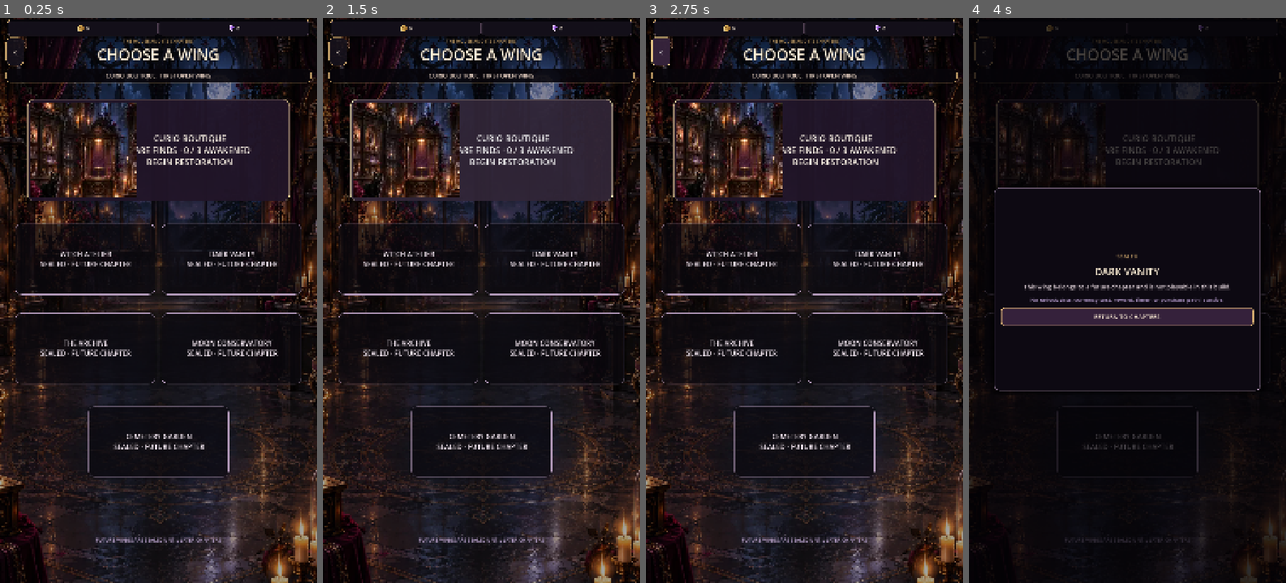
Above: before the commit, frames 1-4 (left to right).
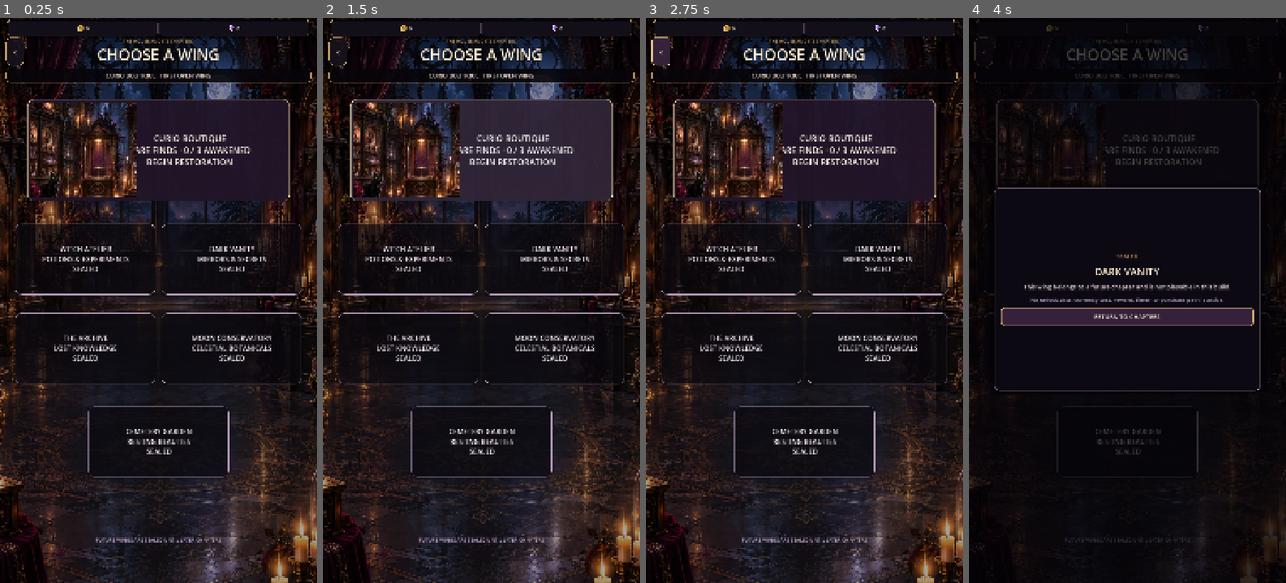
Above: after the commit, the same moments.

Repository: Jay-prodesign/akilta-match3
Game: Godot game, scene res://src/ui/map/chapter_select.tscn
The game is run twice, just before and just after one commit, with the same random seed, the same clock (stepped at 60 frames per second) and the same inputs. This scene is started directly instead of the project's main scene.
Inputs:
- Up to frame 1 (0.25 s): no input
- Up to frame 2 (1.5 s): click "CURIO BOUTIQUE RARE FINDS · 0…" at 0.5 s; click "CURIO BOUTIQUE RARE FINDS · 0…" at 1.25 s
- Up to frame 3 (2.75 s): click "‹" at 2 s
- Up to frame 4 (4 s): click "DARK VANITY SEALED · FUTURE C…" (after the commit: "DARK VANITY MIRRORS & SECRETS…") at 2.75 s; click "THE ARCHIVE SEALED · FUTURE C…" (after the commit: "THE ARCHIVE LOST KNOWLEDGE SE…") at 3.5 s

The runs differ from the first frame. In frame 1, 3.0% of the frame differs, in the area x 12-88%, y 40-78%; in frame 2, 3.0%; in frame 3, 3.0%; in frame 4, 0.3%.

Commit message:
Add truthful North Star wing descriptors

Diff:
--- a/src/ui/map/chapter_select.tscn
+++ b/src/ui/map/chapter_select.tscn
@@ -255,7 +255,8 @@
 theme_override_styles/pressed = SubResource("LockedHover")
 theme_override_styles/focus = SubResource("LockedHover")
 text = "WITCH ATELIER
-SEALED · FUTURE CHAPTER"
+POTIONS & EXPERIMENTS
+SEALED"
 alignment = 1
 
 [node name="Chapter_dark_vanity" type="Button" parent="Layout/ChapterGrid"]
@@ -269,7 +270,8 @@
 theme_override_styles/pressed = SubResource("LockedHover")
 theme_override_styles/focus = SubResource("LockedHover")
 text = "DARK VANITY
-SEALED · FUTURE CHAPTER"
+MIRRORS & SECRETS
+SEALED"
 alignment = 1
 
 [node name="Chapter_archive" type="Button" parent="Layout/ChapterGrid"]
@@ -283,7 +285,8 @@
 theme_override_styles/pressed = SubResource("LockedHover")
 theme_override_styles/focus = SubResource("LockedHover")
 text = "THE ARCHIVE
-SEALED · FUTURE CHAPTER"
+LOST KNOWLEDGE
+SEALED"
 alignment = 1
 
 [node name="Chapter_moon_conservatory" type="Button" parent="Layout/ChapterGrid"]
@@ -297,7 +300,8 @@
 theme_override_styles/pressed = SubResource("LockedHover")
 theme_override_styles/focus = SubResource("LockedHover")
 text = "MOON CONSERVATORY
-SEALED · FUTURE CHAPTER"
+CELESTIAL BOTANICALS
+SEALED"
 alignment = 1
 
 [node name="Chapter_cemetery_garden" type="Button" parent="Layout/ChapterGrid"]
@@ -311,7 +315,8 @@
 theme_override_styles/pressed = SubResource("LockedHover")
 theme_override_styles/focus = SubResource("LockedHover")
 text = "CEMETERY GARDEN
-SEALED · FUTURE CHAPTER"
+RESTING BEAUTIES
+SEALED"
 alignment = 1
 
 [node name="LockReason" type="Label" parent="Layout"]
